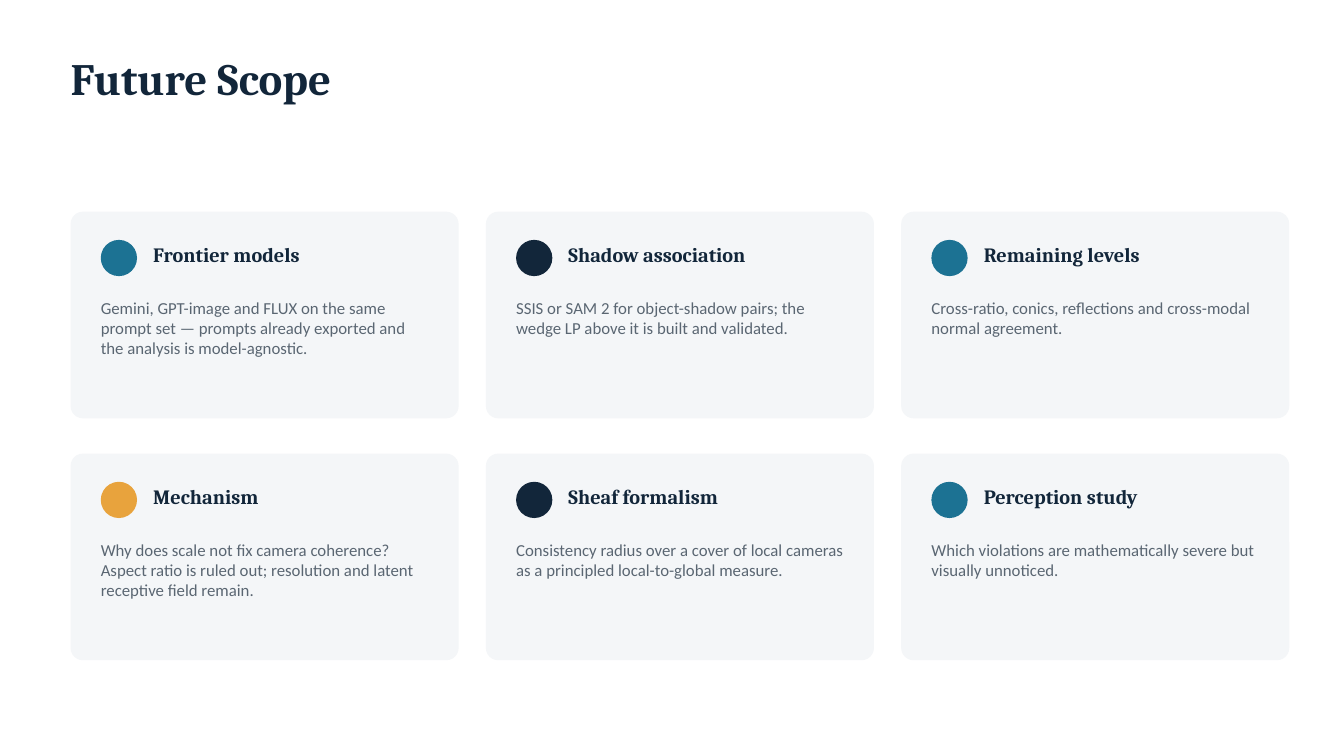
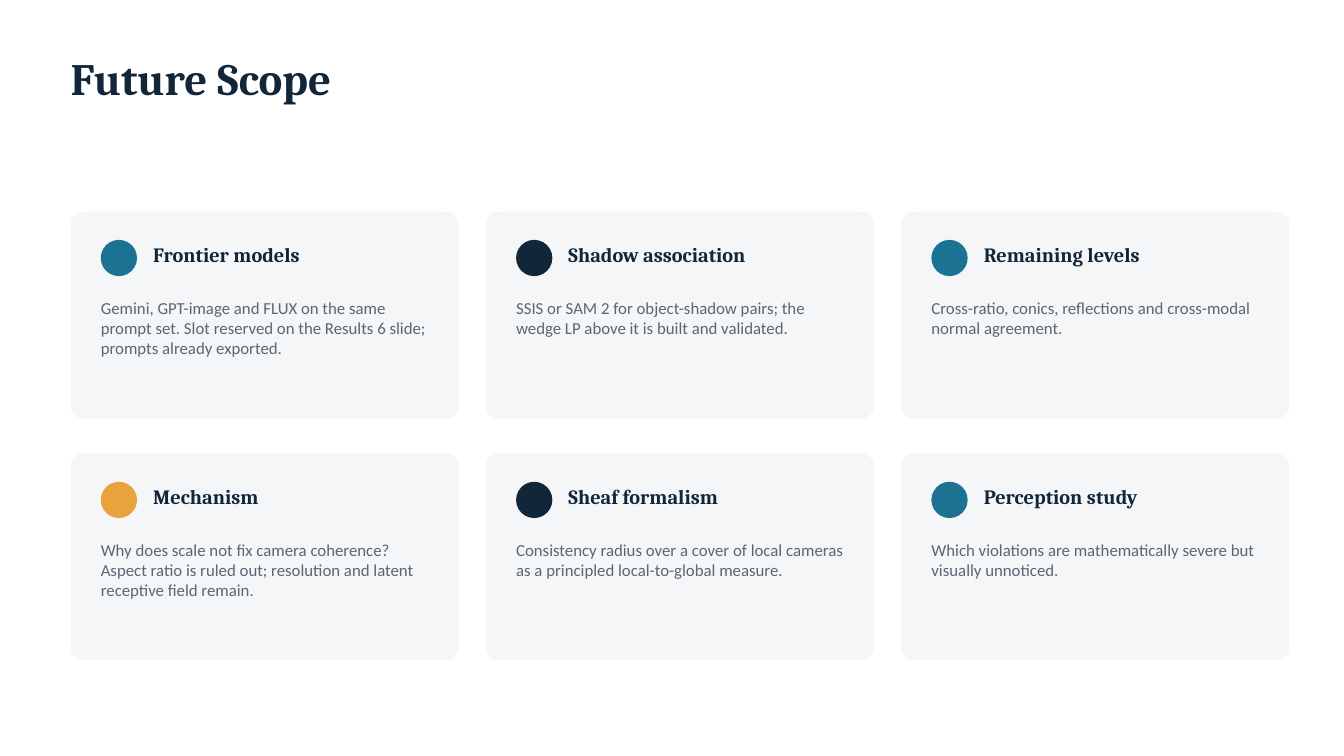
Before and after one commit to eesha5/vanishing-truth, a slide deck: slide 19 of docs/report/CA3_Presentation_Geometric_Consistency.pptx (slide 18 before the commit). Drawn at 1344x756 pixels with LibreOffice and Linux fonts; fonts in the diff are those of the drawing. Boxes give left, top, right and bottom in pixels: in the first picture for what was removed or moved away, otherwise in the second. Text is boxed around its words. In the diff, an @@ line names an element or a change of style, - is before the commit and + after.

Commit message:
Reserve frontier-model slots: columns in the primary results table, report section 5.4.1, dedicated PPT slide

```diff
--- a/docs/report/CA3_Presentation_Geometric_Consistency.pptx
+++ b/docs/report/CA3_Presentation_Geometric_Consistency.pptx
@@ text at bbox=[101, 302, 426, 357]: text changed @@
-Gemini, GPT-image and FLUX on the same prompt set — prompts already exported and the analysis is model-agnostic.
+Gemini, GPT-image and FLUX on the same prompt set. Slot reserved on the Results 6 slide; prompts already exported.
```
Also in this commit, not shown: 1 other slide changed, 1 slide added, 4 other files.
